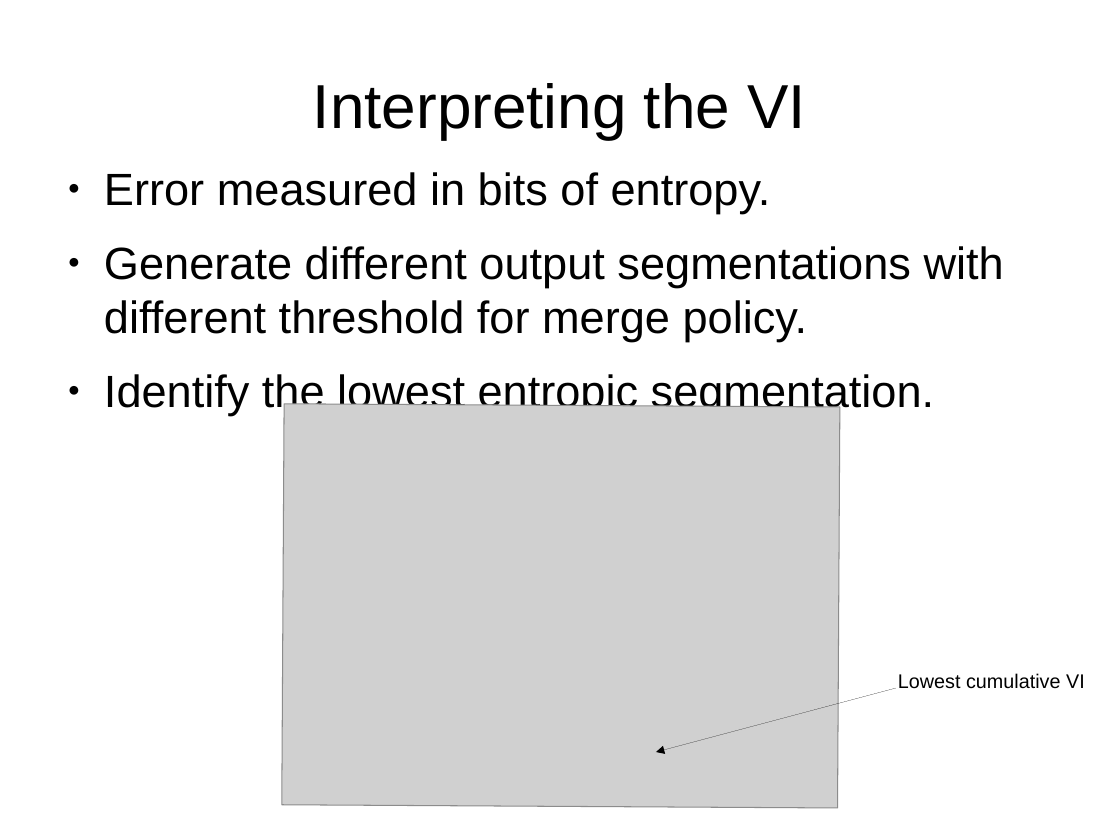
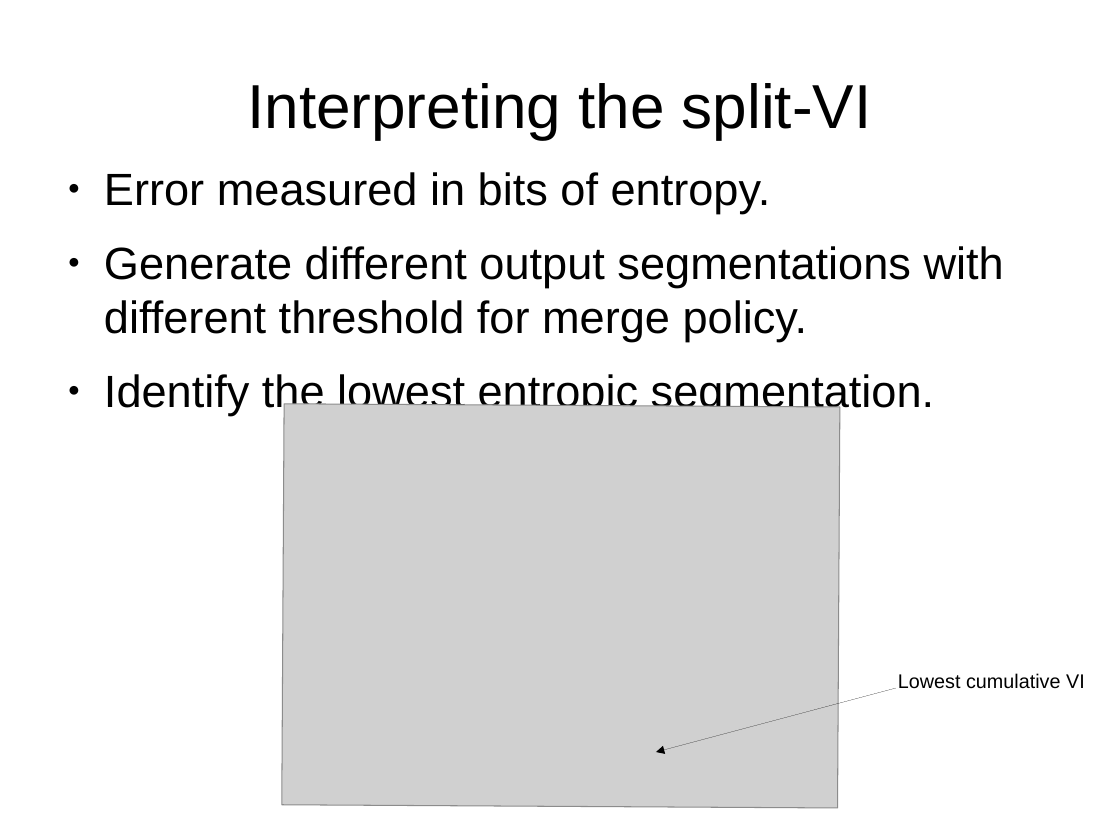
Before and after one commit to JohnnyTeutonic/view_all, a slide deck: slide 15 of Segmentation_Presentation.odp (slide 14 before the commit). Drawn at 1120x840 pixels with LibreOffice and Linux fonts; fonts in the diff are those of the drawing; grey boxes stand for pictures. Boxes give left, top, right and bottom in pixels: in the first picture for what was removed or moved away, otherwise in the second. Text is boxed around its words. In the diff, an @@ line names an element or a change of style, - is before the commit and + after.

```diff
--- a/Segmentation_Presentation.odp
+++ b/Segmentation_Presentation.odp
@@ title at <box>247,83,872,139</box>: text changed @@
-Interpreting the VI
+Interpreting the split-VI
```
Also in this commit, not shown: 9 other slides changed, 4 slides added, 1 slide removed, 3 other files.
